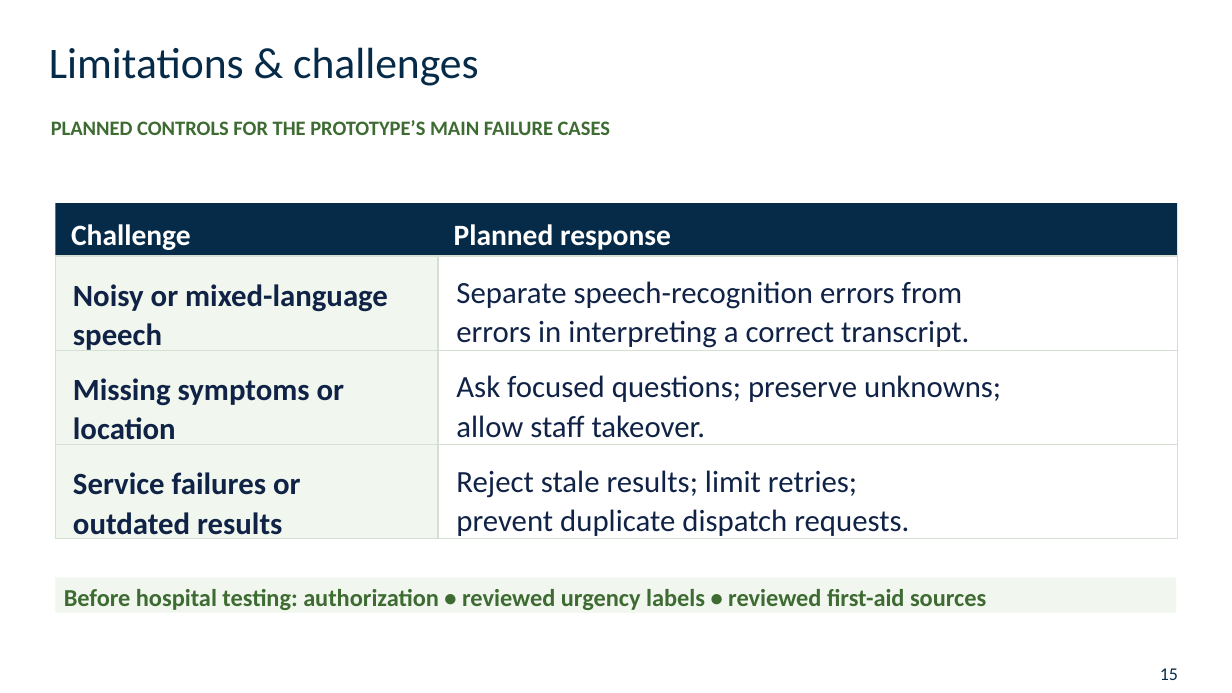
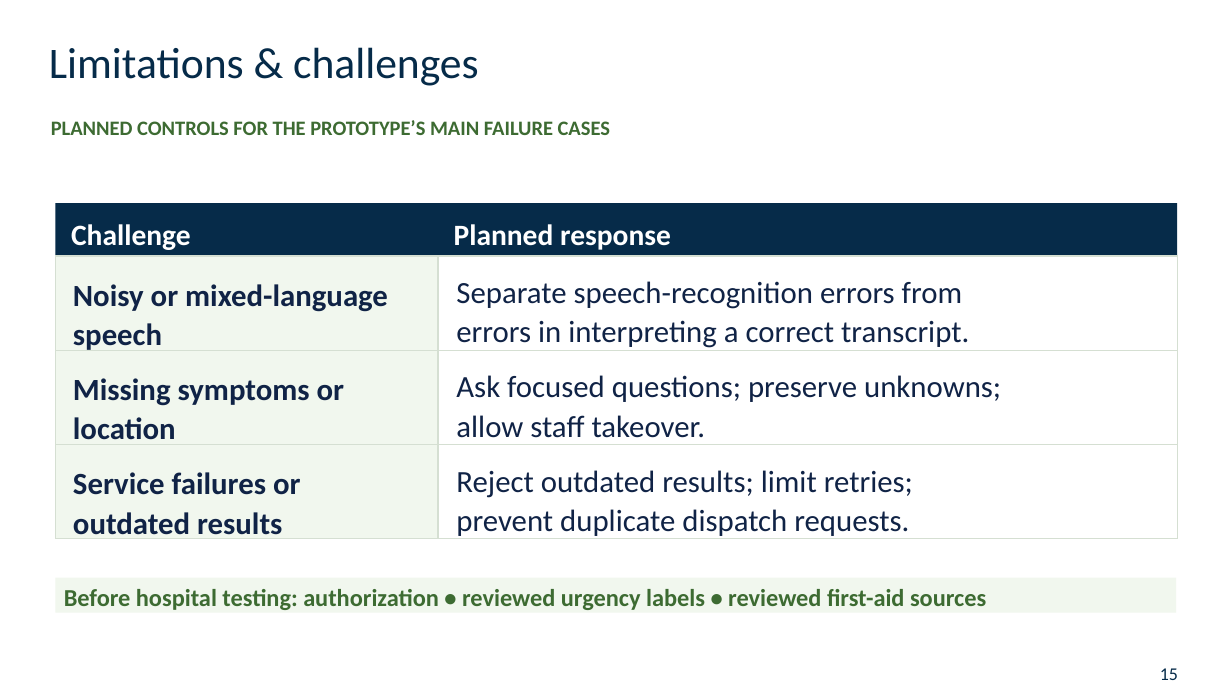
Before and after one commit to 3bdoo04/Uni-Grad, a slide deck: slide 15 of Review/Presentation/Uni-Grad - Midterm Presentation.pptx. Drawn at 1232x693 pixels with LibreOffice and Linux fonts; fonts in the diff are those of the drawing; background and template pictures are left out. Boxes give left, top, right and bottom in pixels: in the first picture for what was removed or moved away, otherwise in the second. Text is boxed around its words. In the diff, an @@ line names an element or a change of style, - is before the commit and + after.

Commit message:
Replace stale with outdated on challenges slide

```diff
--- a/Review/Presentation/Uni-Grad - Midterm Presentation.pptx
+++ b/Review/Presentation/Uni-Grad - Midterm Presentation.pptx
@@ text at <box>456,470,913,498</box>: text changed @@
-Reject stale results; limit retries;
+Reject outdated results; limit retries;
```
Also in this commit, not shown: 16 other files.
